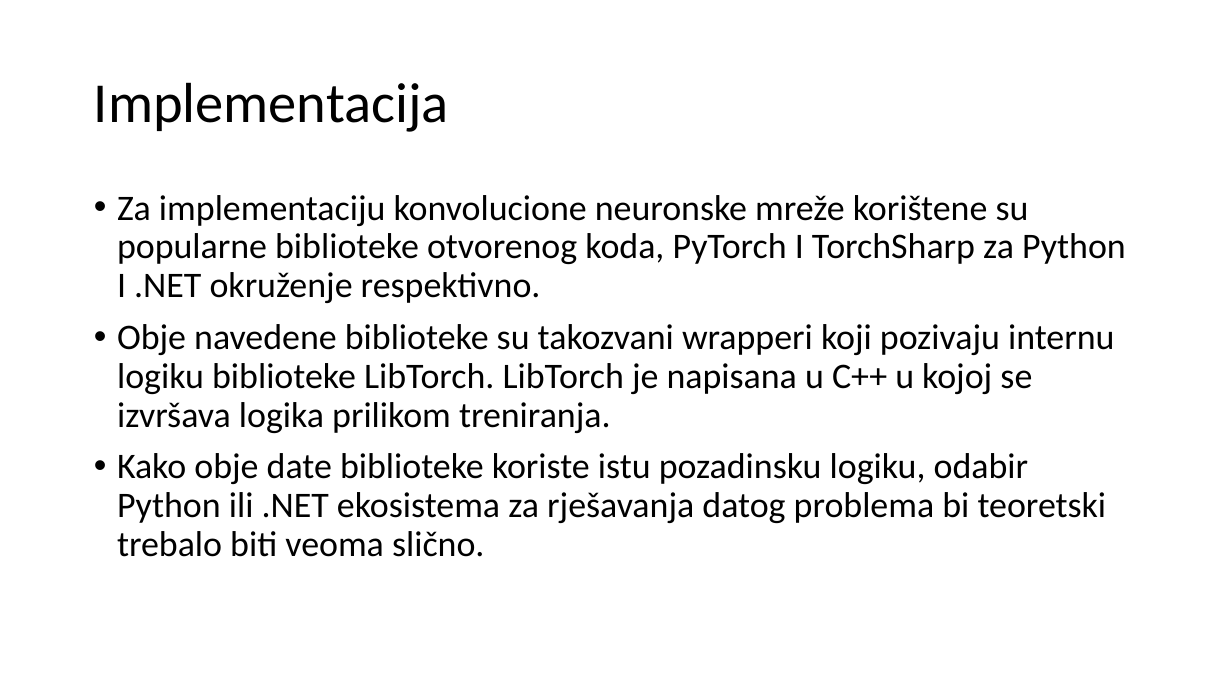
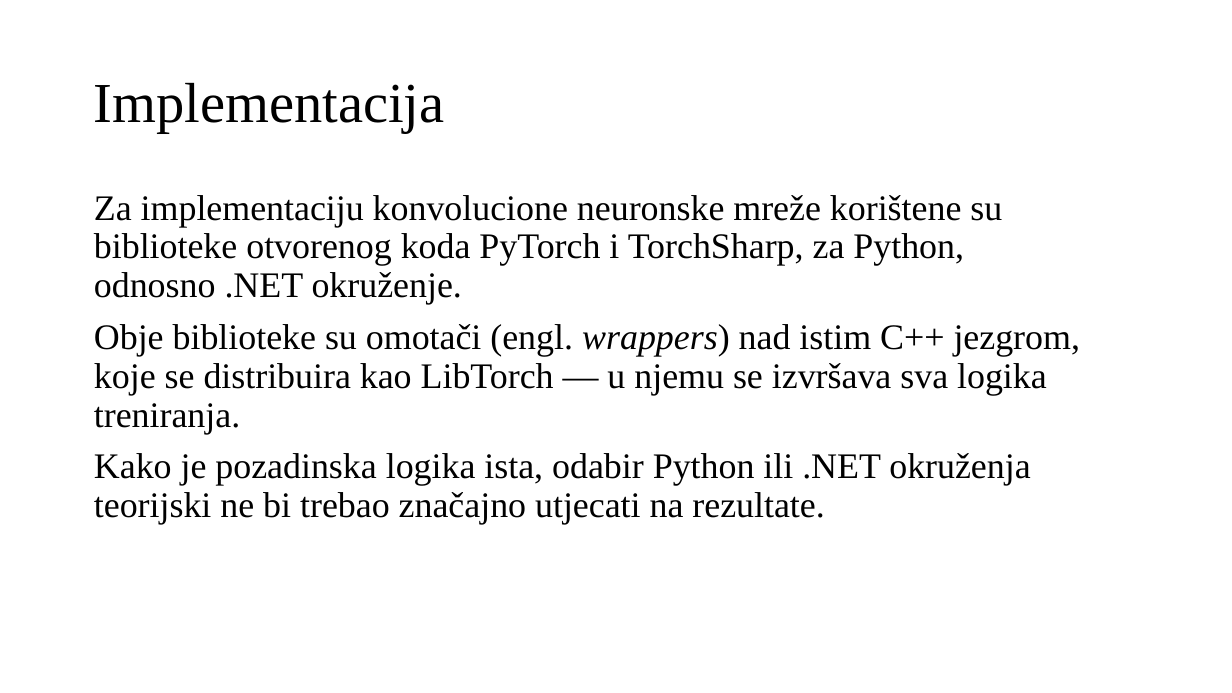
Before and after one commit to omarkurtovic/ml-dotnet-vs-python, a slide deck: slide 4 of Presentation/Komparativna analiza ML metodologija.pptx. Drawn at 1232x693 pixels with LibreOffice and Linux fonts; fonts in the diff are those of the drawing. Boxes give left, top, right and bottom in pixels: in the first picture for what was removed or moved away, otherwise in the second. Text is boxed around its words. In the diff, an @@ line names an element or a change of style, - is before the commit and + after.

```diff
--- a/Presentation/Komparativna analiza ML metodologija.pptx
+++ b/Presentation/Komparativna analiza ML metodologija.pptx
@@ title "Implementacija" at bbox=[94, 82, 445, 133]: font Calibri to Times New Roman @@
@@ text at bbox=[94, 195, 1081, 525]: text changed; font Calibri to Times New Roman @@
-• Za implementaciju konvolucione neuronske mreže korištene su popularne biblioteke otvorenog koda, PyTorch I TorchSharp za Python I .NET okruženje respektivno.
-• Obje navedene biblioteke su takozvani wrapperi koji pozivaju internu logiku biblioteke LibTorch. LibTorch je napisana u C++ u kojoj se izvršava logika prilikom treniranja.
-• Kako obje date biblioteke koriste istu pozadinsku logiku, odabir Python ili .NET ekosistema za rješavanja datog problema bi teoretski trebalo biti veoma slično.
+Za implementaciju konvolucione neuronske mreže korištene su biblioteke otvorenog koda PyTorch i TorchSharp, za Python, odnosno .NET okruženje.
+Obje biblioteke su omotači (engl. wrappers) nad istim C++ jezgrom, koje se distribuira kao LibTorch — u njemu se izvršava sva logika treniranja.
+Kako je pozadinska logika ista, odabir Python ili .NET okruženja teorijski ne bi trebao značajno utjecati na rezultate.
```
Also in this commit, not shown: 2 other slides changed, 1 slide added, 2 other files.
